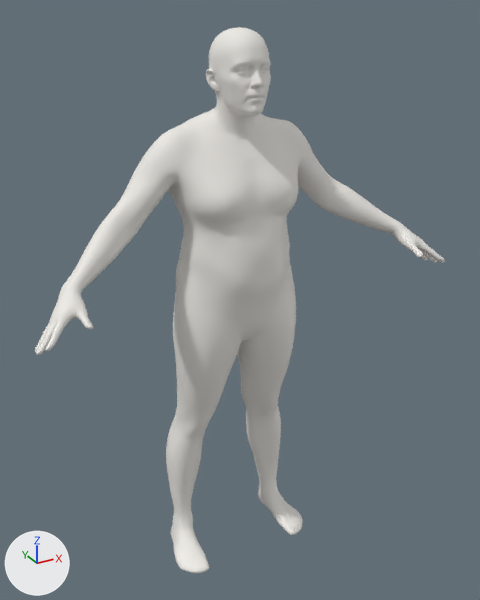
An edit to the glTF model web/public/models/body.glb, drawn before and after from the same camera.
Both versions are drawn from a 50 mm camera at (-0.934, -1.741, 1.828) aimed at (0.01, -0.026, 0.97). The lights are fixed; the arrows at lower left show +X, +Y and +Z. The picture after the commit comes second. Vertices at exactly the same position are counted once.

Names of what the first picture shows: 'body'.
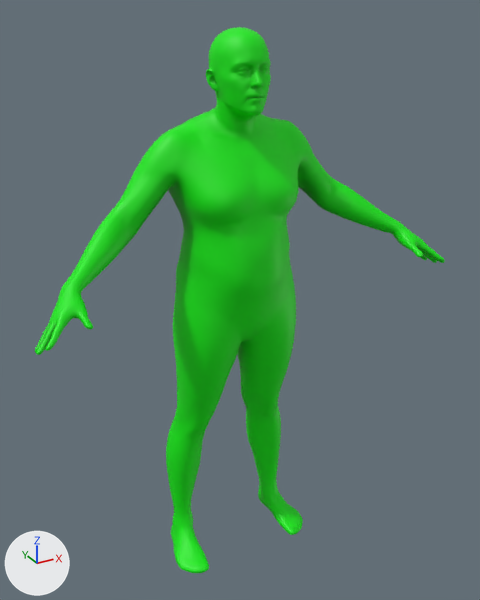
Boxes (x1, y1, x2, y2) around the edits, measured in the pictures (480 x 600 px):
'body', recoloured (darker)
    both: (35, 27, 445, 573)

Edits to the bpy script that builds the scene:
```text
Change mat_mannequin:
    where n0 = _N.new('ShaderNodeBsdfPrincipled'); n0.name = 'Principled BSDF'
    remove n0.inputs[0].default_value = (0.84, 0.82, 0.78, 1.0)  # 'Base Color', white #eceae5
    add n2 = _N.new('ShaderNodeMix'); n2.name = 'Mix'
    add n2.data_type = 'RGBA'
    add n2.blend_type = 'MULTIPLY'
    add n2.inputs[0].default_value = 1.0  # 'Factor'
    add n2.inputs[7].default_value = (0.84, 0.82, 0.78, 1.0)  # 'B', white #eceae5
    add n3 = _N.new('ShaderNodeVertexColor'); n3.name = 'Color Attribute'
    add _L.new(n2.outputs[2], n0.inputs[0])  # 'Result' to 'Base Color'
    add _L.new(n3.outputs[0], n2.inputs[6])  # 'Color' to 'A'
Change me_mesh_0:
    where me_mesh_0.from_pydata(...)  # 18439 vertices, 36874 faces; spans x -0.68..0.68, y -0.26..0.14, z 0.0..1.78
    used by ob_body; location = (0.0, 0.0, 0.0)
    me_mesh_0 part 1: vertex colours changed
```
